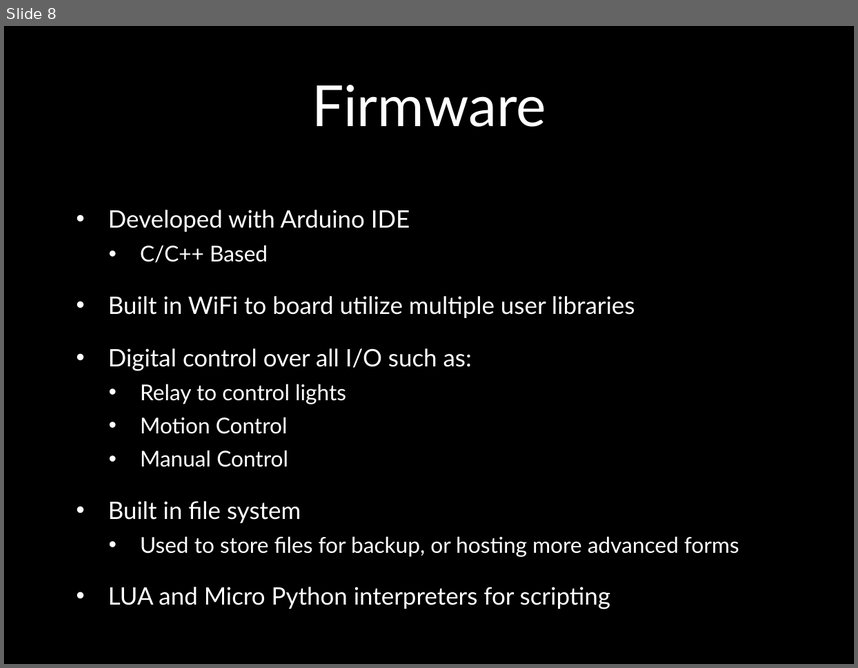
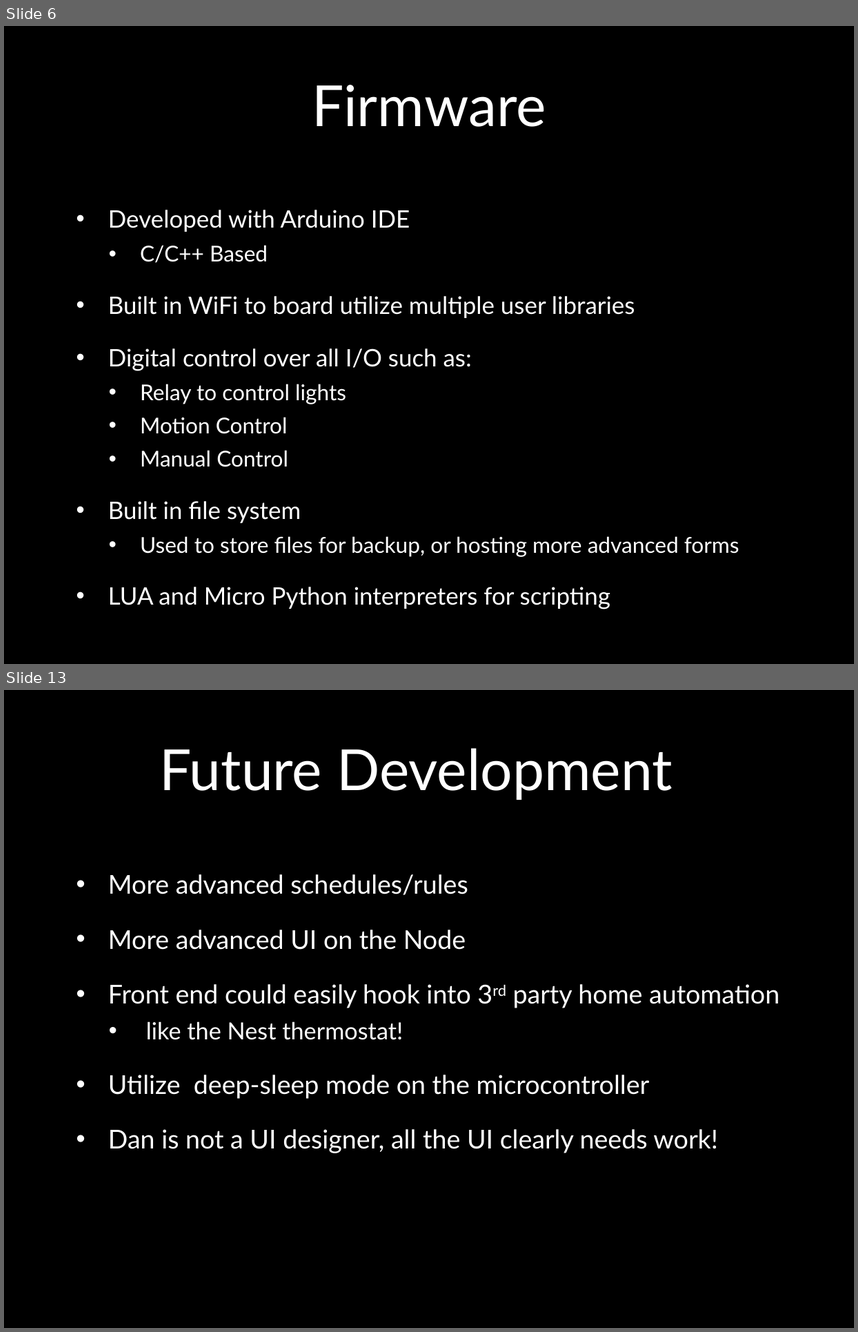
Before and after one commit to cojoigo/Capstone, a slide deck: Final Documents/Final Presentation.pptx. Shown one above the other, each under a label of ours: slide 8 before the commit, slides 6 and 13 after it; the slides between them are not shown. The pictures are 858x668 and 858x1332 pixels, drawn with LibreOffice and Linux fonts; fonts in the diff are those of the drawing; background and template pictures are left out. Boxes give left, top, right and bottom in pixels: in the first picture for what was removed or moved away, otherwise in the second. Text is boxed around its words. In the diff, an @@ line names an element or a change of style, - is before the commit and + after.

```diff
--- a/Final Documents/Final Presentation.pptx
+++ b/Final Documents/Final Presentation.pptx
@@ slide 13 added at [4,690,854,1328], background picture (left out) @@
@@ title added at [160,748,672,800], 48 pt, text #FFFFFF @@
+Future Development
@@ text added at [108,874,780,1153], 22 pt, text #FFFFFF @@
+• More advanced schedules/rules
+• More advanced UI on the Node
+• Front end could easily hook into 3rd party home automation
+  • like the Nest thermostat!
+• Utilize deep-sleep mode on the microcontroller
+• Dan is not a UI designer, all the UI clearly needs work!
@@ what was slide 8 is now slide 6 @@
```
Also in this commit, not shown: 7 slides changed, 2 slides removed.
